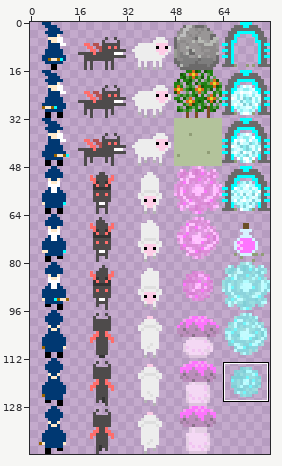
Sprite sheet -- out/assets/atlas.png. The first picture is a wide view before the edit; the outline marks the close-up.
Close-up. Before the commit:
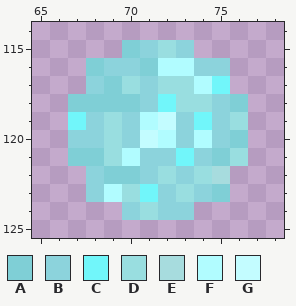
The file is 80x144 pixels. Pixels under 10% opacity are left out. Colours within 5 levels of each other are drawn and written as one. Shown: x 65..78, y 114..125. The commit also changed other parts of the picture, which this record leaves out.
Palette (. is transparent): A #7fcfd6  B #8cd3dc  C #71f6fa  D #99dee0  E #a7dcde  F #b1fcff  G #c3fcff
Once edited:
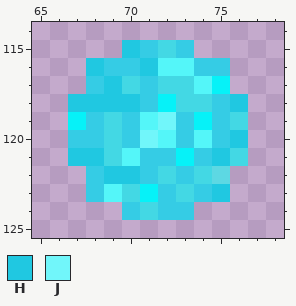
Colours new in this view: H #20c8e1  J #71f6fa
The exact change:
{"colour":"B","old":"#8cd3dc","new":"#35cce5"}
{"colour":"C","old":"#71f6fa","new":"#06f2f8"}
{"colour":"D","old":"#99dee0","new":"#43d8e4"}
{"colour":"E","old":"#a7dcde","new":"#5dd8e3"}
{"colour":"F","old":"#b1fcff","new":"#54f6f9"}
{"y":115,"x":70,"old":"A","new":"H"}
{"y":116,"x":68,"old":"A","new":"H"}
{"y":116,"x":71,"old":"A","new":"H"}
{"y":117,"x":69,"old":"A","new":"H"}
{"y":118,"x":67,"old":"AAAA","new":"HHHH"}
{"y":118,"x":76,"old":"A","new":"H"}
{"y":119,"x":72,"old":"G","new":"J"}
{"y":120,"x":71,"old":"G","new":"J"}
{"y":120,"x":76,"old":"A","new":"H"}
{"y":121,"x":67,"old":"AA","new":"HH"}
{"y":121,"x":75,"old":"A","new":"H"}
{"y":122,"x":69,"old":"AA","new":"HH"}
{"y":123,"x":75,"old":"A","new":"H"}
